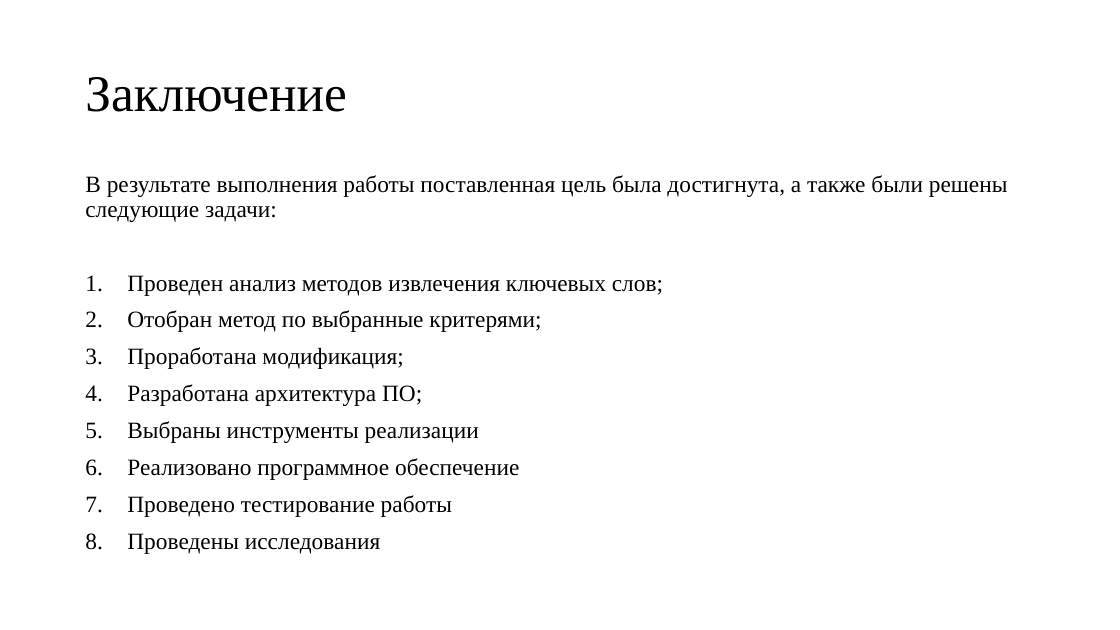
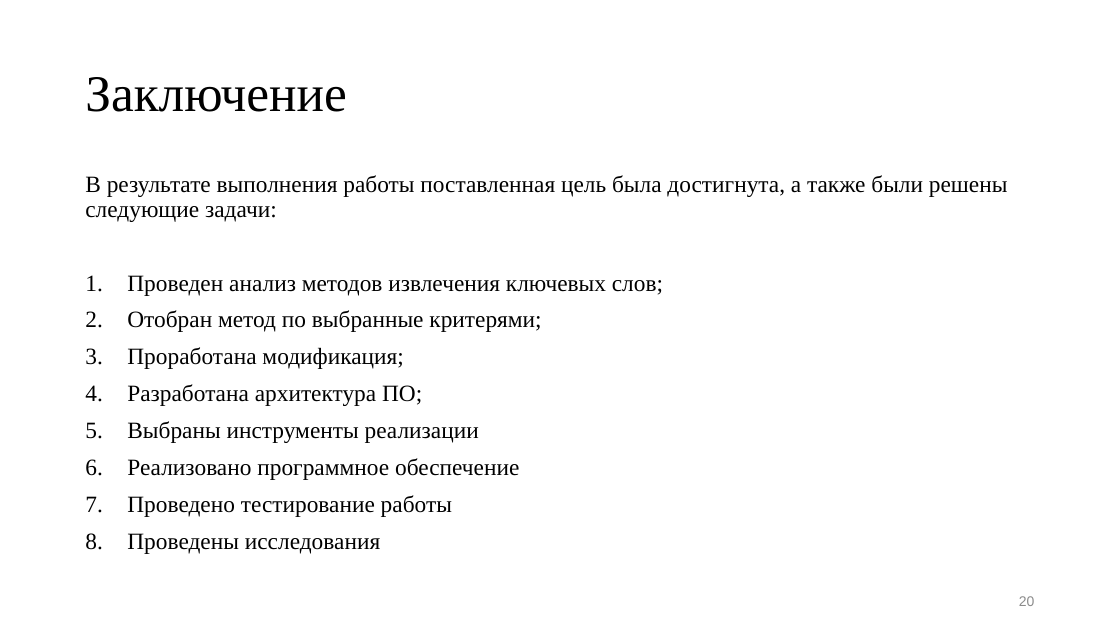
Before and after one commit to BroBezzubik/Diplome2021, a slide deck: slide 20 of Защита/Презентация1.pptx (slide 17 before the commit). Drawn at 1120x630 pixels with LibreOffice and Linux fonts; fonts in the diff are those of the drawing. Boxes give left, top, right and bottom in pixels: in the first picture for what was removed or moved away, otherwise in the second. Text is boxed around its words. In the diff, an @@ line names an element or a change of style, - is before the commit and + after.

```diff
--- a/Защита/Презентация1.pptx
+++ b/Защита/Презентация1.pptx
@@ page number added at <box>1019,596,1035,606</box>, 12 pt, text #8C8C8C @@
+20
```
Also in this commit, not shown: 7 other slides changed, 5 slides added, 2 slides removed, 12 other files.
